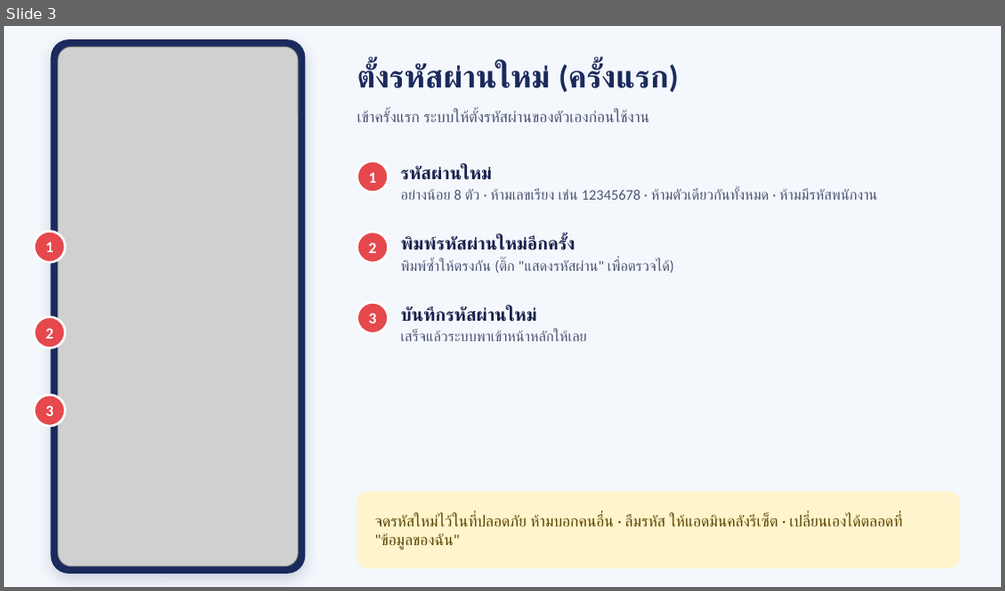
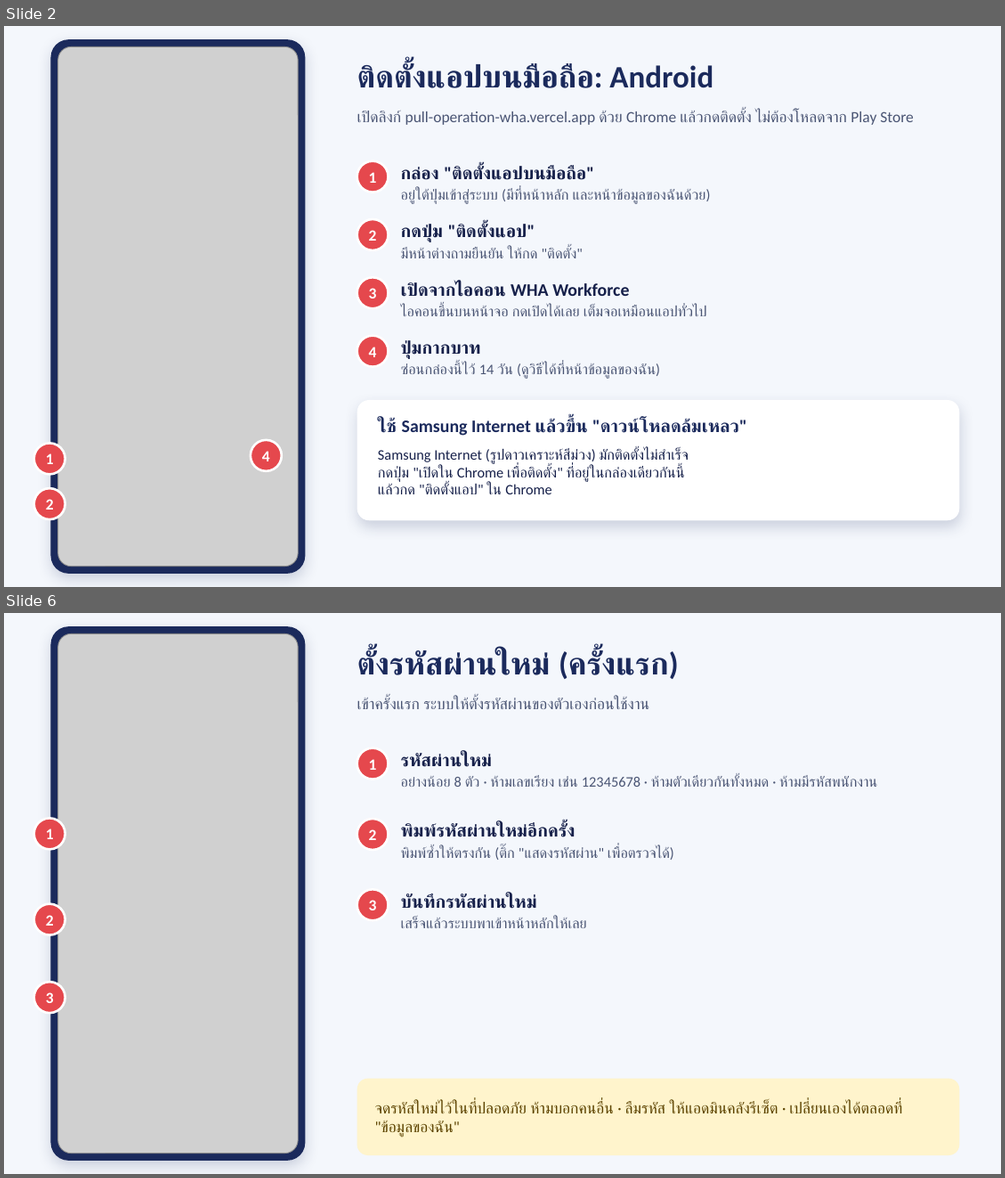
Before and after one commit to pcgwarehouse5-pixel/pull-operation-wha, a slide deck: docs/คู่มือการใช้งานแอป-พนักงาน.pptx. Shown one above the other, each under a label of ours: slide 3 before the commit, slides 2 and 6 after it; the slides between them are not shown. The pictures are 1005x591 and 1005x1178 pixels, drawn with LibreOffice and Linux fonts; fonts in the diff are those of the drawing; grey boxes stand for pictures. Boxes give left, top, right and bottom in pixels: in the first picture for what was removed or moved away, otherwise in the second. Text is boxed around its words. In the diff, an @@ line names an element or a change of style, - is before the commit and + after.

```diff
--- a/docs/คู่มือการใช้งานแอป-พนักงาน.pptx
+++ b/docs/คู่มือการใช้งานแอป-พนักงาน.pptx
@@ slide 2 added at (4, 26, 1001, 587), background #F4F7FC @@
@@ rounded rectangle added at (50, 39, 305, 573), fill #1B2A5C @@
@@ picture added at (57, 47, 298, 566) @@
@@ text added at (357, 63, 713, 88), 30 pt, text #1B2A5C, bold @@
+ติดตั้งแอปบนมือถือ: Android
@@ text added at (357, 111, 914, 125), 15 pt, text #4A5574 @@
+เปิดลิงก์ pull-operation-wha.vercel.app ด้วย Chrome แล้วกดติดตั้ง ไม่ต้องโหลดจาก Play Store
@@ ellipse added at (357, 161, 388, 192), fill #E5484D, outline #FFFFFF 2.25 pt, 15 pt, text #FFFFFF, bold @@
+1
@@ text added at (401, 165, 594, 180), 17 pt, text #16204A, bold @@
+กล่อง "ติดตั้งแอปบนมือถือ"
@@ text added at (401, 189, 711, 204), 14 pt, text #4A5574 @@
+อยู่ใต้ปุ่มเข้าสู่ระบบ (มีที่หน้าหลัก และหน้าข้อมูลของฉันด้วย)
@@ ellipse added at (357, 219, 388, 250), fill #E5484D, outline #FFFFFF 2.25 pt, 15 pt, text #FFFFFF, bold @@
+2
@@ text added at (401, 223, 534, 242), 17 pt, text #16204A, bold @@
+กดปุ่ม "ติดตั้งแอป"
@@ text added at (401, 248, 577, 258), 14 pt, text #4A5574 @@
+มีหน้าต่างถามยืนยัน ให้กด "ติดตั้ง"
@@ ellipse added at (357, 277, 388, 309), fill #E5484D, outline #FFFFFF 2.25 pt, 15 pt, text #FFFFFF, bold @@
+3
@@ text added at (401, 281, 629, 297), 17 pt, text #16204A, bold @@
+เปิดจากไอคอน WHA Workforce
@@ text added at (401, 305, 707, 316), 14 pt, text #4A5574 @@
+ไอคอนขึ้นบนหน้าจอ กดเปิดได้เลย เต็มจอเหมือนแอปทั่วไป
@@ ellipse added at (357, 336, 388, 367), fill #E5484D, outline #FFFFFF 2.25 pt, 15 pt, text #FFFFFF, bold @@
+4
@@ text added at (401, 340, 481, 360), 17 pt, text #16204A, bold @@
+ปุ่มกากบาท
@@ text added at (401, 362, 660, 378), 14 pt, text #4A5574 @@
+ซ่อนกล่องนี้ไว้ 14 วัน (ดูวิธีได้ที่หน้าข้อมูลของฉัน)
@@ rounded rectangle added at (357, 400, 960, 520), fill #FFFFFF @@
@@ text added at (378, 417, 747, 435), 17 pt, text #1B2A5C, bold @@
+ใช้ Samsung Internet แล้วขึ้น "ดาวน์โหลดล้มเหลว"
@@ ellipse added at (34, 443, 65, 475), fill #E5484D, outline #FFFFFF 2.25 pt, 15 pt, text #FFFFFF, bold @@
+1
@@ ellipse added at (251, 440, 283, 471), fill #E5484D, outline #FFFFFF 2.25 pt, 15 pt, text #FFFFFF, bold @@
+4
@@ text added at (378, 448, 689, 494), 14 pt, text #16204A @@
+Samsung Internet (รูปดาวเคราะห์สีม่วง) มักติดตั้งไม่สำเร็จ
+กดปุ่ม "เปิดใน Chrome เพื่อติดตั้ง" ที่อยู่ในกล่องเดียวกันนี้
+แล้วกด "ติดตั้งแอป" ใน Chrome
@@ ellipse added at (34, 488, 65, 520), fill #E5484D, outline #FFFFFF 2.25 pt, 15 pt, text #FFFFFF, bold @@
+2
@@ what was slide 3 is now slide 6 @@
```
Also in this commit, not shown: 2 slides changed, 2 other slides added, 1 other file.
